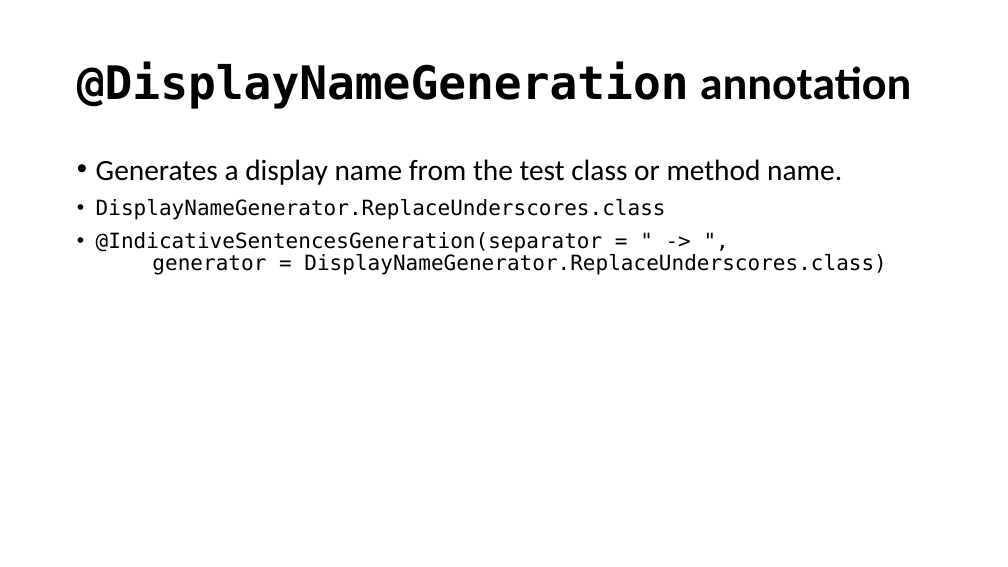
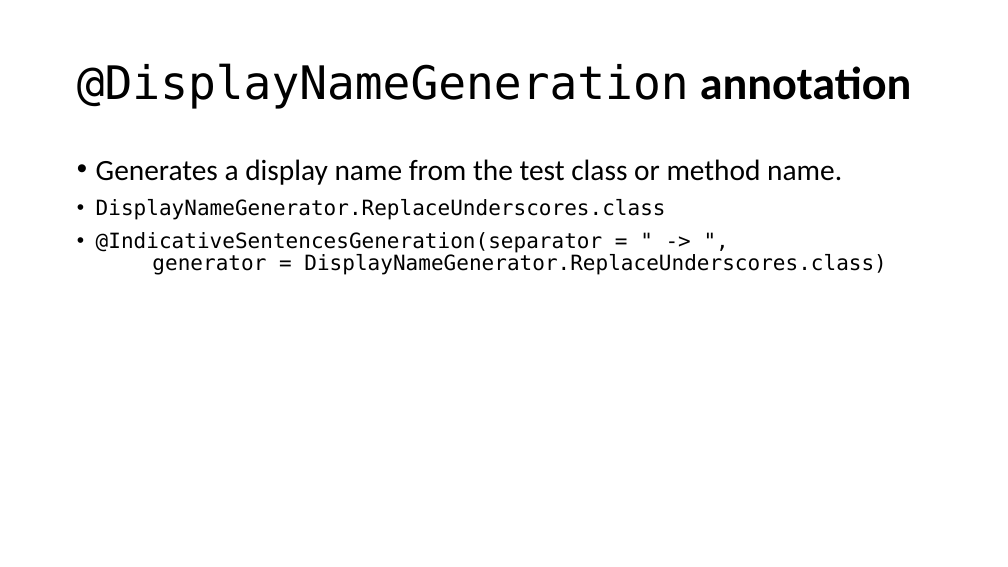
Before and after one commit to cebartling/test-driven, a slide deck: slide 12 of presentations/Introduction to JUnit 5.pptx. Drawn at 1008x567 pixels with LibreOffice and Linux fonts; fonts in the diff are those of the drawing. Boxes give left, top, right and bottom in pixels: in the first picture for what was removed or moved away, otherwise in the second. Text is boxed around its words. In the diff, an @@ line names an element or a change of style, - is before the commit and + after.

```diff
--- a/presentations/Introduction to JUnit 5.pptx
+++ b/presentations/Introduction to JUnit 5.pptx
@@ title "@DisplayNameGeneration annotation" at box(77, 63, 912, 109): bold off in "@DisplayNameGeneration" @@
```
Also in this commit, not shown: 14 other slides changed, 2 slides removed, 1 other file.
